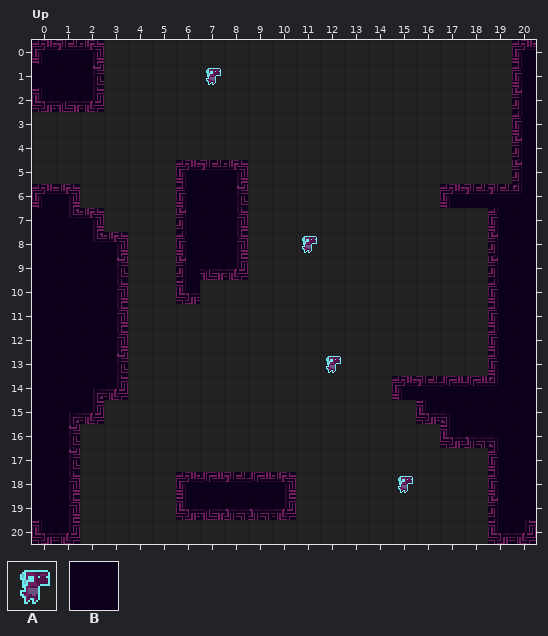
A LDtk project gets an edit: assets/ldtk/spire.ldtk. The picture above is the old version.
Cells are 16x16 px. Shown: Up x 0..20, y 0..20. The commit also changed other parts of the map, which this record leaves out. Not drawn, because the pictures are missing: unchanged layer "Foreground".
Key: from "Dino": A 0; from "WallsComposite": B 1 "walls".
_ is an empty cell.
Objects are placed by their top-left corner, in cells (3,4 is the top-left corner of cell 3,4); size is 1x1 cell unless given.
Layers that did not change in this view are not listed.
Layer "WallsComposite" before, first column x 0:
 0 BBB_________________B
 1 BBB_________________B
 2 BBB_________________B
 3 ____________________B
 4 ____________________B
 5 ______BBB___________B
 6 BB____BBB________BBBB
 7 BBB___BBB__________BB
 8 BBBB__BBB__________BB
 9 BBBB__BBB__________BB
10 BBBB__B____________BB
11 BBBB_______________BB
12 BBBB_______________BB
13 BBBB_______________BB
14 BBBB___________BBBBBB
15 BBB_____________BBBBB
16 BB_______________BBBB
17 BB_________________BB
18 BB____BBBBB________BB
19 BB____BBBBB________BB
20 BB_________________BB
Objects on layer "Entities" before:
A "Dino" at 12,13
A "Dino" at 11,8
A "Dino" at 7,1
A "Dino" at 15,18
Now the later version:
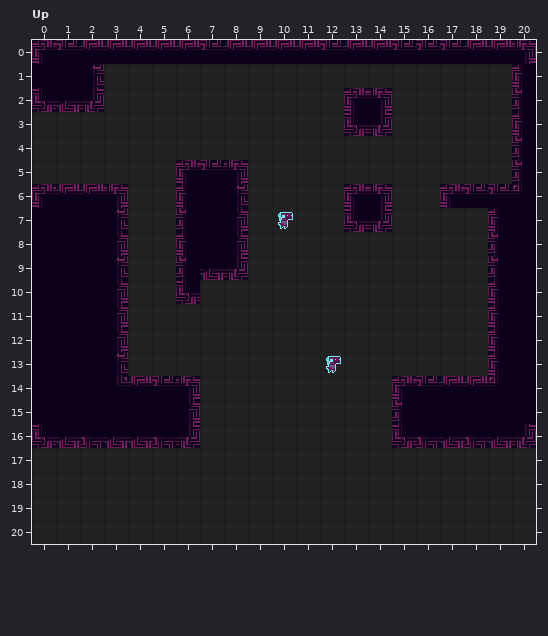
The edit:
Layer "WallsComposite":
y 0: x 3..19 _________________ -> BBBBBBBBBBBBBBBBB
y 2..3: x 13..14 __ -> BB
y 6: x 2..3 __ -> BB; x 13..14 __ -> BB
y 7: x 3 _ -> B; x 13..14 __ -> BB
y 14: x 4..6 ___ -> BBB
y 15: x 3..6 ____ -> BBBB; x 15 _ -> B
y 16: x 2..6 _____ -> BBBBB; x 15..16 __ -> BB
y 17: x 0..1 BB -> __; x 19..20 BB -> __
y 18..19: x 0..1 BB -> __; x 6..10 BBBBB -> _____; x 19..20 BB -> __
y 20: x 0..1 BB -> __; x 19..20 BB -> __
Layer "Entities":
changed: A "Dino" at 11,8 -> A "Dino" at 10,7
removed: A "Dino" at 7,1
removed: A "Dino" at 15,18
